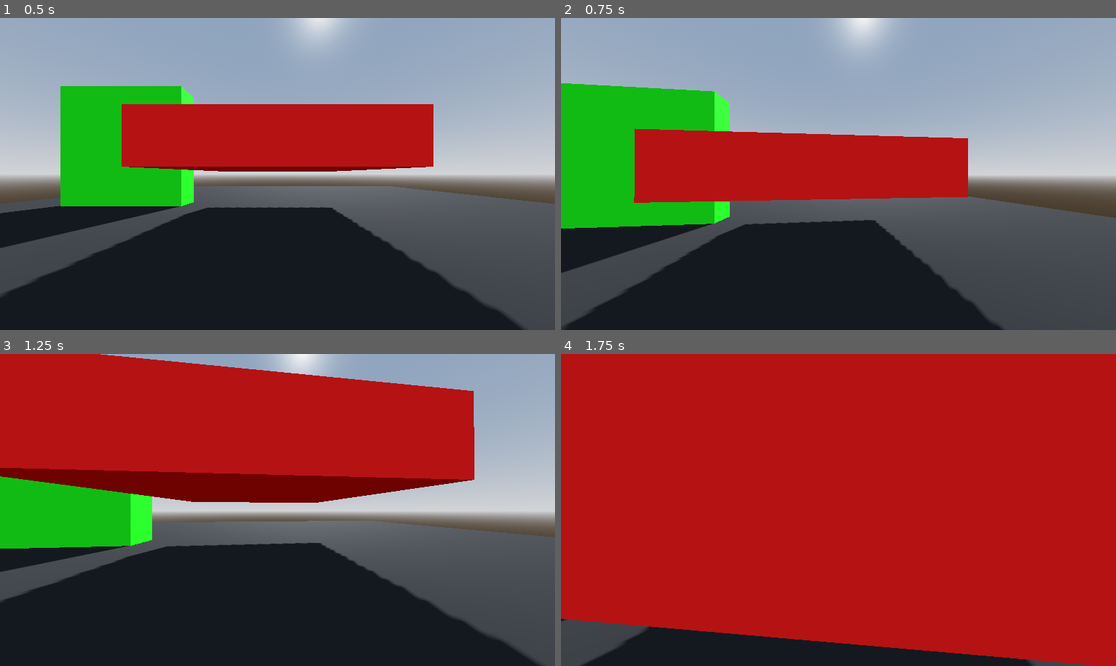
Above: before the commit, frames 1-4 (two rows, left to right).
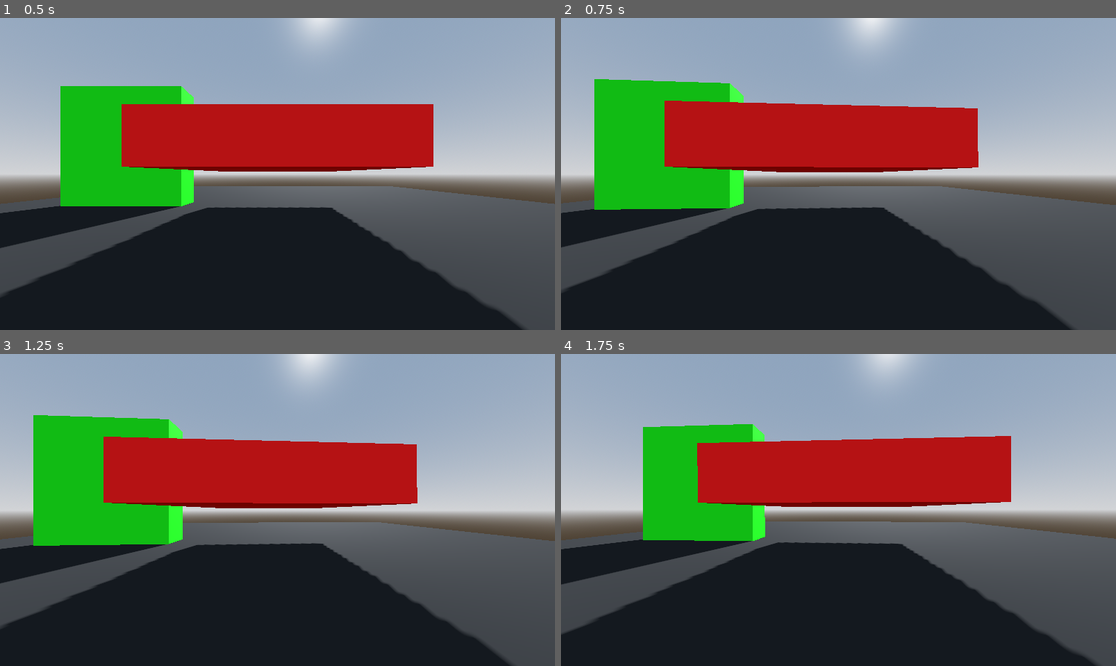
Above: after the commit, the same moments.

Repository: Mad565/IMPROVED-FPS-CONTROLLER-FOR-GODOT
Game: Godot game, scene res://MAIN/MAIN.tscn
Two runs of this game, one before a commit and one after it. Both use one fixed random seed, a clock stepped at 60 frames per second and the inputs below.
Inputs (mouse positions are in pixels of both pictures, inside the frame that each line leads up to):
- Up to frame 1 (0.5 s): no input
- Up to frame 2 (0.75 s): tap Enter (ui_accept) at 0.5 s; move the mouse to (866, 174) at 0.52 s; hold W (MOVE_FORWARD) from 0.53 s (still down); hold Ctrl (crouch) from 0.53 s (still down)
- Up to frame 3 (1.25 s): keep holding W (MOVE_FORWARD); keep holding Ctrl (crouch); tap Enter (ui_accept) at 0.77 s; tap Shift (sprint) at 0.8 s
- Up to frame 4 (1.75 s): keep holding W (MOVE_FORWARD); move the mouse to (810, 510) at 1.27 s; release Ctrl (crouch) at 1.28 s; tap Shift (sprint) at 1.35 s; tap Enter (ui_accept) at 1.52 s; tap Ctrl (crouch) at 1.55 s

Frame 1 is identical in both runs. In frame 2, 27% of the frame differs, in the area x 0-100%, y 0-100%; in frame 3, 36%; in frame 4, 83%.
Error after the commit: Attempt to call function 'is_colliding' in base 'null instance' on a null instance. (res://FPS)

Commit message:
Add files via upload

Diff:
--- a/FPS CONTROLLER/Fps.gd
+++ b/FPS CONTROLLER/Fps.gd
@@ -5,7 +5,7 @@
 # NORMAL SPEED.
 var normal_speed = 5.0
 # SPRINT/RUNING SPEED.
-var sprint_speed = 15.0
+var sprint_speed = 10.0
 # accel_in_air STANDS FOR ACCELERATION IN HANPPENING IN AIR.
 # accel_normal STANDS FOR ACCELERATION IN NOT HANPPENING IN AIR BUT INSTEAD ON GROUND.
 const accel_normal = 10.0
@@ -24,19 +24,18 @@
 var crouch_height = 1.0
 # LOWEST HEIGHT AND MAXIMUM TRANSITION SPEED OF CROUCHING.
 var crouch_speed = 10.0
-
 # MOUSE SENSITIVITY.
-var mouse_sense = 0.1
+var mouse_sense = 0.05
 #IMPROTANT VARIABLES FOR PLAYER MOVEMENT.
 var is_forward_moving = false
 var direction = Vector3()
 var gravity_vector = Vector3()
 var movement = Vector3()
-# player.
+# PLAYER.
 @onready var head = $Head
 @onready var camera3d = $Head/Camera3D
 @onready var player_capsule = $CollisionShape3D
-@onready var head_checker = $Head_checker
+@onready var head_check = $Head_check
 
 # CALLED WHEN THE NODE ENTERS THE SCENE TREE FOR THE FIRST TIME.
 func _ready():
@@ -58,46 +57,46 @@
 	# IF ESCAPE IS PRESSED IT WILL SHOW THE MOUSE CURSOR.
 	if Input.is_action_just_pressed("ui_cancel"):
 		Input.set_mouse_mode(Input.MOUSE_MODE_VISIBLE)
-	#get keyboard input
+	#GET KEYBOARD INPUT.
 	direction = Vector3.ZERO
 	speed = normal_speed
 	# GETS KEYBOARD INPUT.
 	# GET THE INPUT DIRECTION AND HANDLE THE MOVEMENT/DECELERATION.
 	# AS GOOD PRACTICE, YOU SHOULD REPLACE UI ACTIONS WITH CUSTOM GAMEPLAY ACTIONS.
 	var h_rotation = global_transform.basis.get_euler().y
-	var f_input = Input.get_action_strength("MOVE_BACKWARD") - Input.get_action_strength("MOVE_FORWARD")
-	if f_input < 0.0:
+	var input_direction = Input.get_vector("MOVE_LEFT", "MOVE_RIGHT", "MOVE_FORWARD", "MOVE_BACKWARD")
+	if input_direction.y < 0.0:
 		is_forward_moving = true
 	else:
 		is_forward_moving = false
-	var h_input = Input.get_action_strength("MOVE_RIGHT") - Input.get_action_strength("MOVE_LEFT")
-	direction = Vector3(h_input, 0.0, f_input).rotated(Vector3.UP, h_rotation).normalized()
+	direction = Vector3(input_direction.x, 0.0, input_direction.y).rotated(Vector3.UP, h_rotation).normalized()
 	#SWITCHING BETWEEN SPEEDS
 	if Input.is_action_pressed("sprint") and is_forward_moving:
 		speed = sprint_speed
 	if Input.is_action_pressed("crouch") and Input.is_action_pressed("sprint"):
 		speed = normal_speed
-	#jumping and gravity.
-	# Adds the gravity.
+	#JUMPING AND GRAVITY.
+	# ADDS THE GRAVITY.
 	if not is_on_floor():
 		accel = accel_in_air
 		velocity.y -= gravity * delta
 	else:
 		accel = accel_normal
 		velocity.y -= jump_velocity
-	# Handle Jump.
+	# HANDLE JUMP.
 	if Input.is_action_just_pressed("ui_accept") and is_on_floor():
 		accel = accel_in_air
 		velocity.y = jump_velocity
 	#make it move
 	velocity = velocity.lerp(direction * speed, accel * delta)
 	movement = velocity + gravity_vector
-	#Moves the body based on velocity.
+	#MOVES THE BODY BASED ON VELOCITY.
 	move_and_slide()
-	# the crouch function.
+
+# THE CROUCH FUNCTION.
 func CROUCH(delta):
 	var colliding = false
-	if head_checker.is_colliding():
+	if head_check.is_colliding():
 		colliding = true
 	if Input.is_action_pressed("crouch"):
 		# IT WILL LOWER THE SIZE OF THE CAPSULE BY THE CROUCHING SPEED AND DECREASES THE JUMP VALUE AND ,
